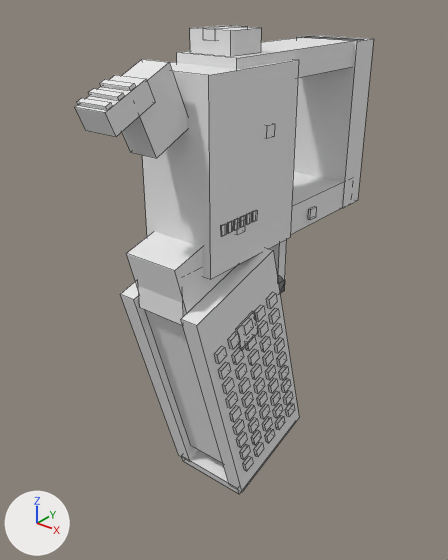
A saved change to the OBJ model src/main/resources/assets/mareeletrica/models/block/paint_python_body_0.obj.
One viewpoint serves both versions: a 50 mm lens placed at (1.382, -1.718, 0.941), pointed at (0.47, -0.578, 0.234). The lights are fixed; the arrows at lower left show +X, +Y and +Z. The older version comes first. Mesh edges are drawn as thin lines. Where no turn or scale is listed for an object, it has been applied to the vertices. Vertices at exactly the same position are counted once.

In view in the first picture: 'paint_python_body_0'.
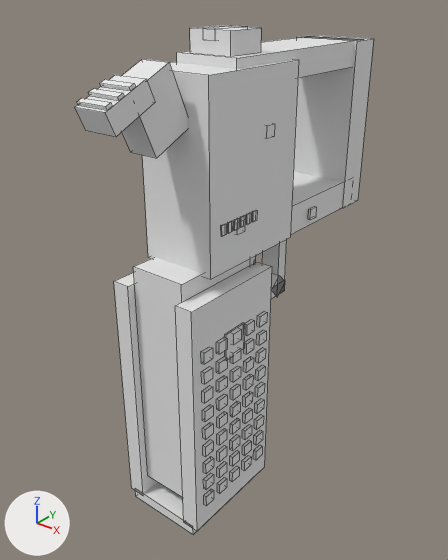
Boxes [x1, y1, x2, y2] around the edits, measured in the pictures (448 x 560 px; the box of a moved part takes in the faces that stretch with it):
'paint_python_body_0', reshaped (9% taller): before [75, 25, 373, 494]; after [75, 25, 373, 534]
part 1 of me_paint_python_body_0, added: after [175, 262, 272, 531]
part 2 of me_paint_python_body_0, moved or reshaped (not visible before): after [217, 477, 227, 493]
part 3 of me_paint_python_body_0, moved or reshaped (not visible before): after [230, 466, 239, 482]
part 4 of me_paint_python_body_0, moved or reshaped (not visible before): after [242, 455, 251, 471]
part 5 of me_paint_python_body_0, moved or reshaped (not visible before): after [253, 445, 262, 460]
part 6 of me_paint_python_body_0, moved or reshaped: before [120, 232, 241, 494]; after [133, 259, 250, 534]

Patch to the scene script:
```diff
--- a/src/main/resources/assets/mareeletrica/models/block/paint_python_body_0.obj.py
+++ b/src/main/resources/assets/mareeletrica/models/block/paint_python_body_0.obj.py
@@ me_paint_python_body_0 @@
 # used by ob_paint_python_body_0; location = (0.0, 0.0, 0.0)
-me_paint_python_body_0.from_pydata(...)  # 1071 vertices, 786 faces; spans x 0.373..0.627, y -0.994..-0.095, z -0.35..0.849
+me_paint_python_body_0.from_pydata(...)  # 1063 vertices, 780 faces; spans x 0.373..0.627, y -0.994..-0.095, z -0.336..0.849
+# me_paint_python_body_0 part 1: a new loose piece, a box spanning x 0.573..0.618, y -0.872..-0.578, z -0.315..0.315, in mat_paint (its picture is missing)
+# me_paint_python_body_0 part 2: the loose piece of 8 vertices spanning x 0.373..0.382, y -0.799..-0.763, z 0.149..0.185 is turned -16 degrees about the x axis through its middle, then moved by (0.246, 0.004, -0.397)
+# me_paint_python_body_0 part 3: the loose piece of 8 vertices spanning x 0.373..0.382, y -0.749..-0.713, z 0.163..0.199 is turned -16 degrees about the x axis through its middle, then moved by (0.246, 0.006, -0.412)
+# me_paint_python_body_0 part 4: the loose piece of 8 vertices spanning x 0.373..0.382, y -0.698..-0.662, z 0.178..0.214 is turned -16 degrees about the x axis through its middle, then moved by (0.246, 0.008, -0.426)
+# me_paint_python_body_0 part 5: the loose piece of 8 vertices spanning x 0.373..0.382, y -0.648..-0.612, z 0.192..0.228 is turned -16 degrees about the x axis through its middle, then moved by (0.246, 0.01, -0.441)
+# me_paint_python_body_0 part 6: 714 vertices moved from x 0.373..0.627, y -0.857..-0.4, z -0.33..0.371 to x 0.373..0.627, y -0.872..-0.578, z -0.336..0.357; 22 vertices removed from x 0.382..0.605, y -0.869..-0.395, z -0.35..0.464; 14 vertices added at x 0.395..0.627, y -0.872..-0.578, z -0.308..-0.216
+# other edits to the shape of me_paint_python_body_0 do not show in these pictures
 me_paint_python_body_0.materials.append(mat_paint)
```
